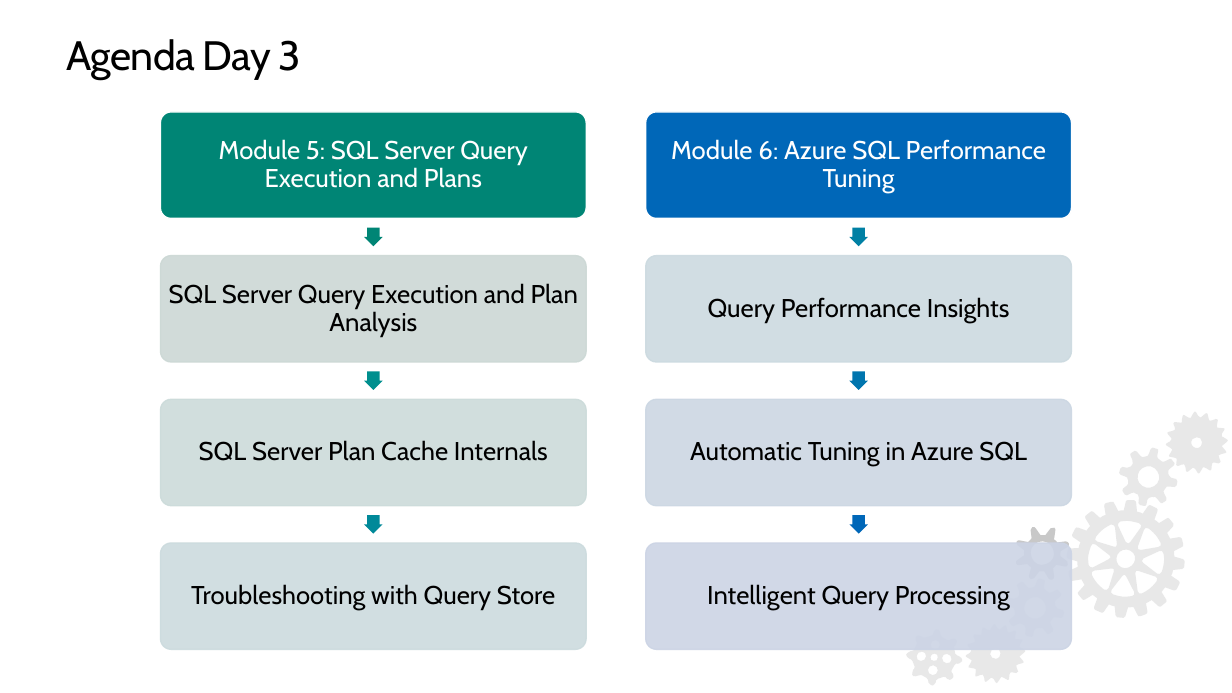
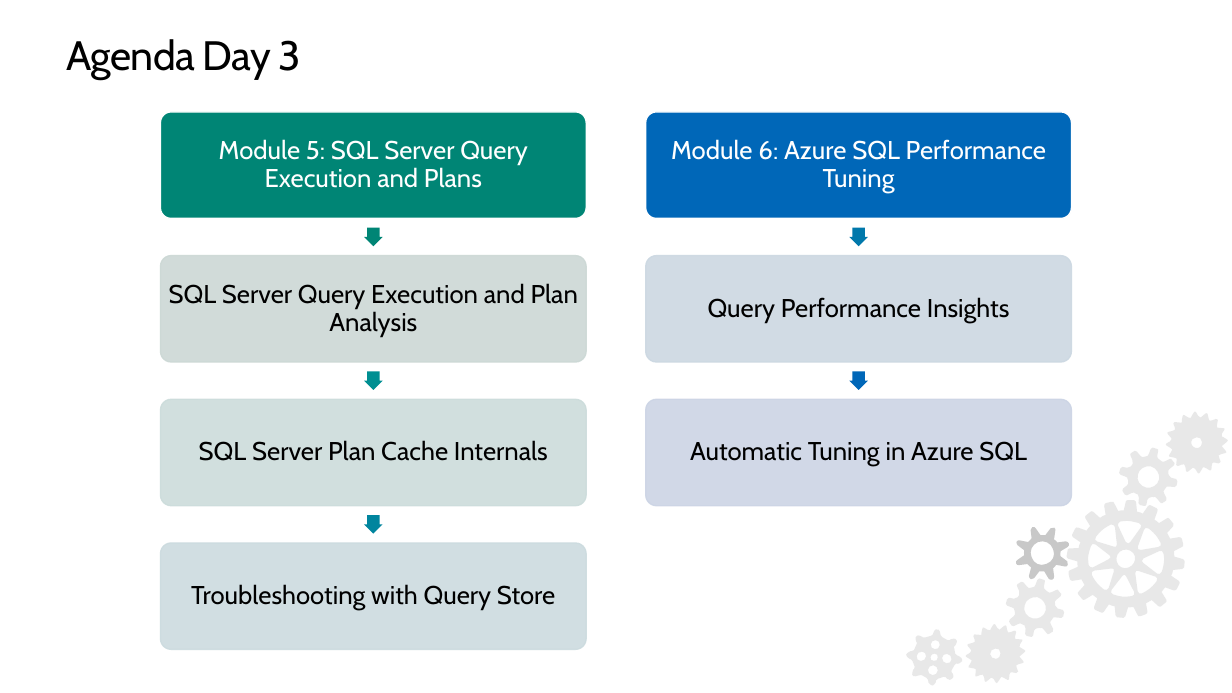
Before and after one commit to SQLMCT/SQL_Performance_Tuning, a slide deck: slide 5 of Custom_Delivery/PTO_Welcome_Email.pptx. Drawn at 1232x693 pixels with LibreOffice and Linux fonts; fonts in the diff are those of the drawing; background and template pictures are left out. Boxes give left, top, right and bottom in pixels: in the first picture for what was removed or moved away, otherwise in the second. Text is boxed around its words. In the diff, an @@ line names an element or a change of style, - is before the commit and + after.

Commit message:
Scope Adjusted

```diff
--- a/Custom_Delivery/PTO_Welcome_Email.pptx
+++ b/Custom_Delivery/PTO_Welcome_Email.pptx
@@ right arrow removed at box(849, 515, 868, 533) @@
@@ rounded rectangle removed at box(646, 543, 1072, 650) @@
@@ text removed at box(707, 584, 1010, 610) @@
-Intelligent Query Processing
```
